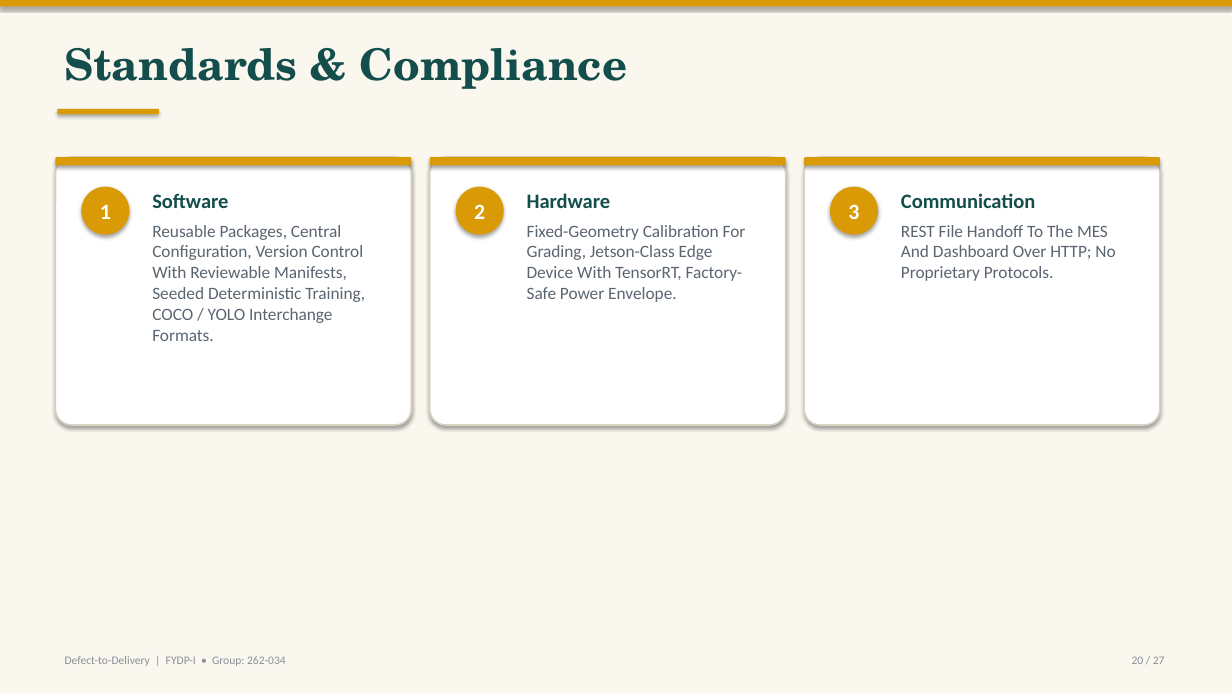
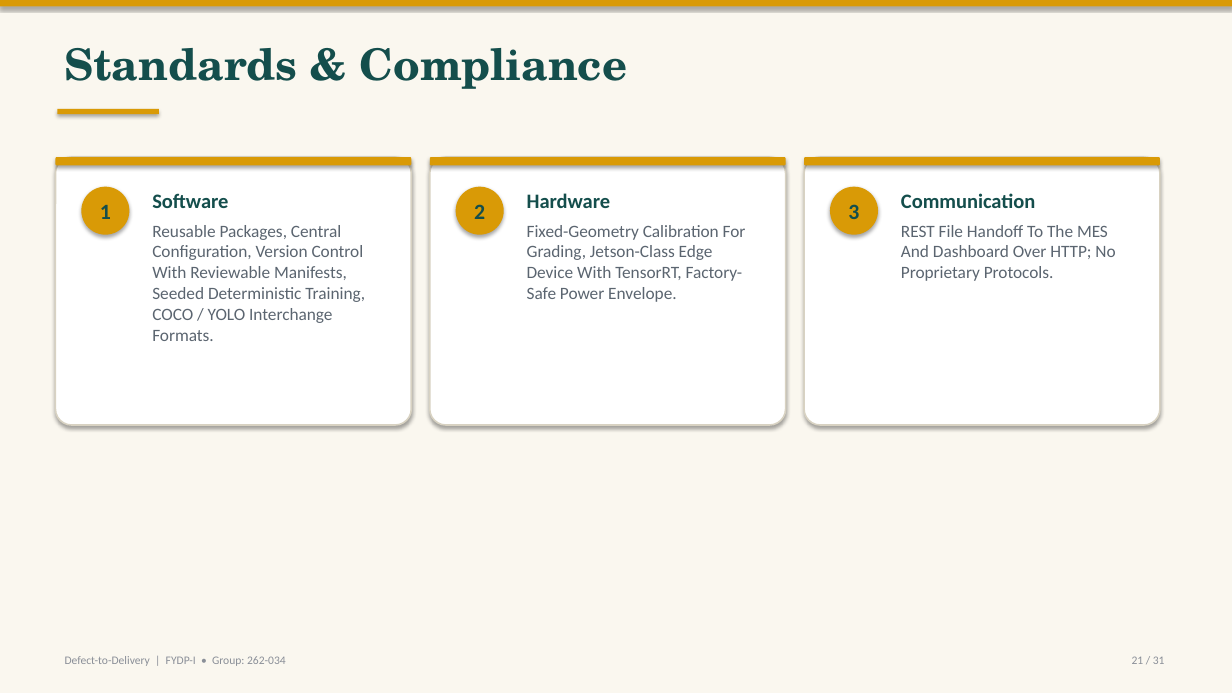
Before and after one commit to labib-ux/FYDP, a slide deck: slide 21 of slides/FYDP-I_Defect-to-Delivery.pptx (slide 20 before the commit). Drawn at 1232x693 pixels with LibreOffice and Linux fonts; fonts in the diff are those of the drawing. Boxes give left, top, right and bottom in pixels: in the first picture for what was removed or moved away, otherwise in the second. Text is boxed around its words. In the diff, an @@ line names an element or a change of style, - is before the commit and + after.

```diff
--- a/slides/FYDP-I_Defect-to-Delivery.pptx
+++ b/slides/FYDP-I_Defect-to-Delivery.pptx
@@ text colour #FFFFFF to #144E4C in 3 elements at <box>81,187,129,235</box>, <box>456,187,504,235</box>, <box>830,187,878,235</box> @@
@@ text at <box>1132,656,1165,664</box>: text changed @@
-20 / 27
+21 / 31
```
Also in this commit, not shown: 26 other slides changed, 2 slides added.
